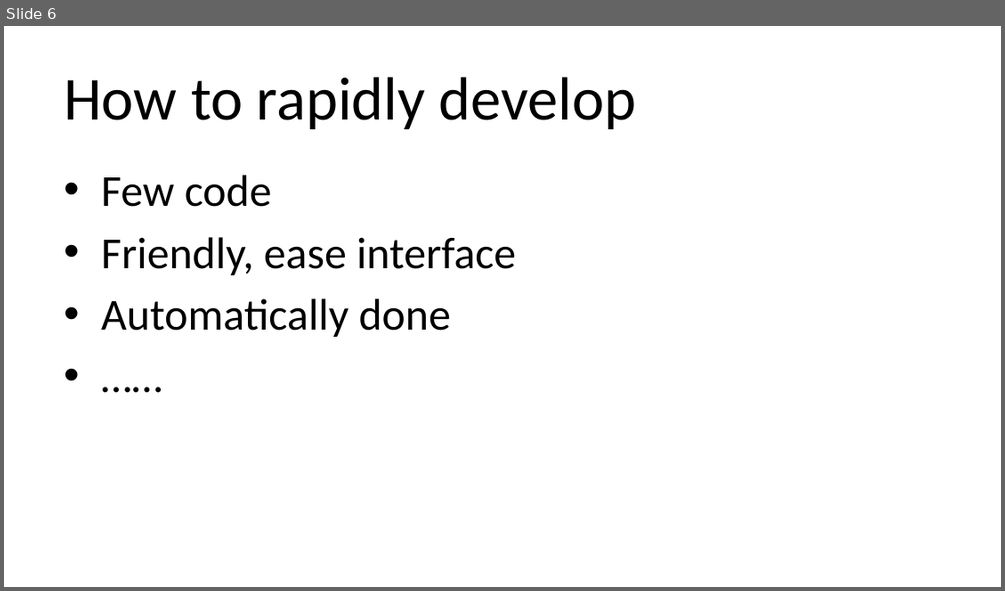
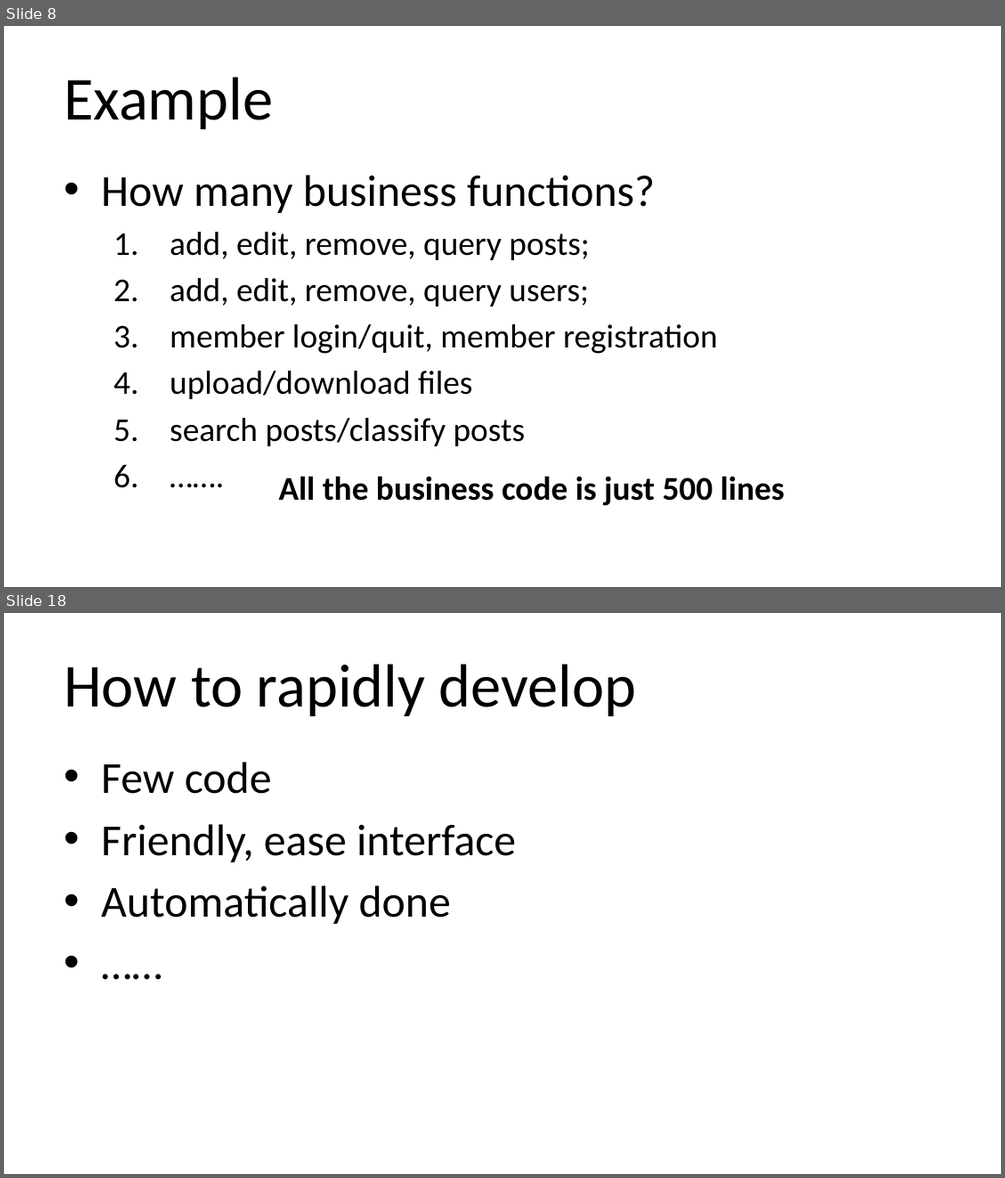
Before and after one commit to qicosmos/cppcon2018, a slide deck: cppcon2018.pptx. Shown one above the other, each under a label of ours: slide 6 before the commit, slides 8 and 18 after it; the slides between them are not shown. The pictures are 1005x591 and 1005x1178 pixels, drawn with LibreOffice and Linux fonts; fonts in the diff are those of the drawing. Boxes give left, top, right and bottom in pixels: in the first picture for what was removed or moved away, otherwise in the second. Text is boxed around its words. In the diff, an @@ line names an element or a change of style, - is before the commit and + after.

```diff
--- a/cppcon2018.pptx
+++ b/cppcon2018.pptx
@@ slide 8 added at box(4, 26, 1001, 587), background #FFFFFF @@
@@ title added at box(64, 77, 273, 129), 44 pt, text #000000 @@
+Example
@@ text added at box(101, 175, 718, 446), 24 pt, text #000000 @@
+• How many business functions?
+  1. add, edit, remove, query posts;
+  2. add, edit, remove, query users;
+  3. member login/quit, member registration
+  4. upload/download files
+  5. search posts/classify posts
+  6. …….
@@ text added at box(279, 475, 785, 506), 24 pt, text #000000, bold @@
+All the business code is just 500 lines
@@ what was slide 6 is now slide 18 @@
```
Also in this commit, not shown: 5 slides changed, 11 other slides added.
